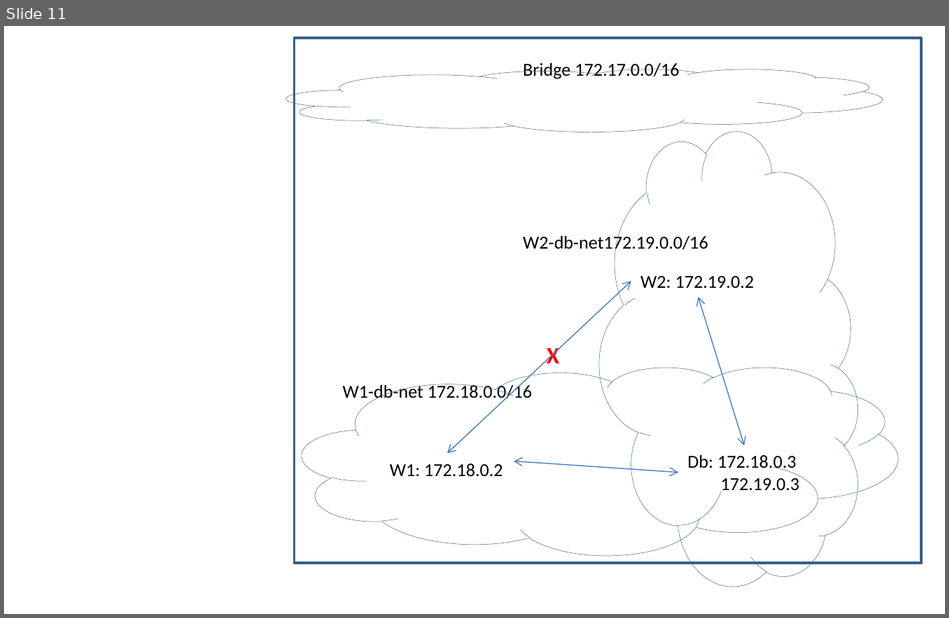
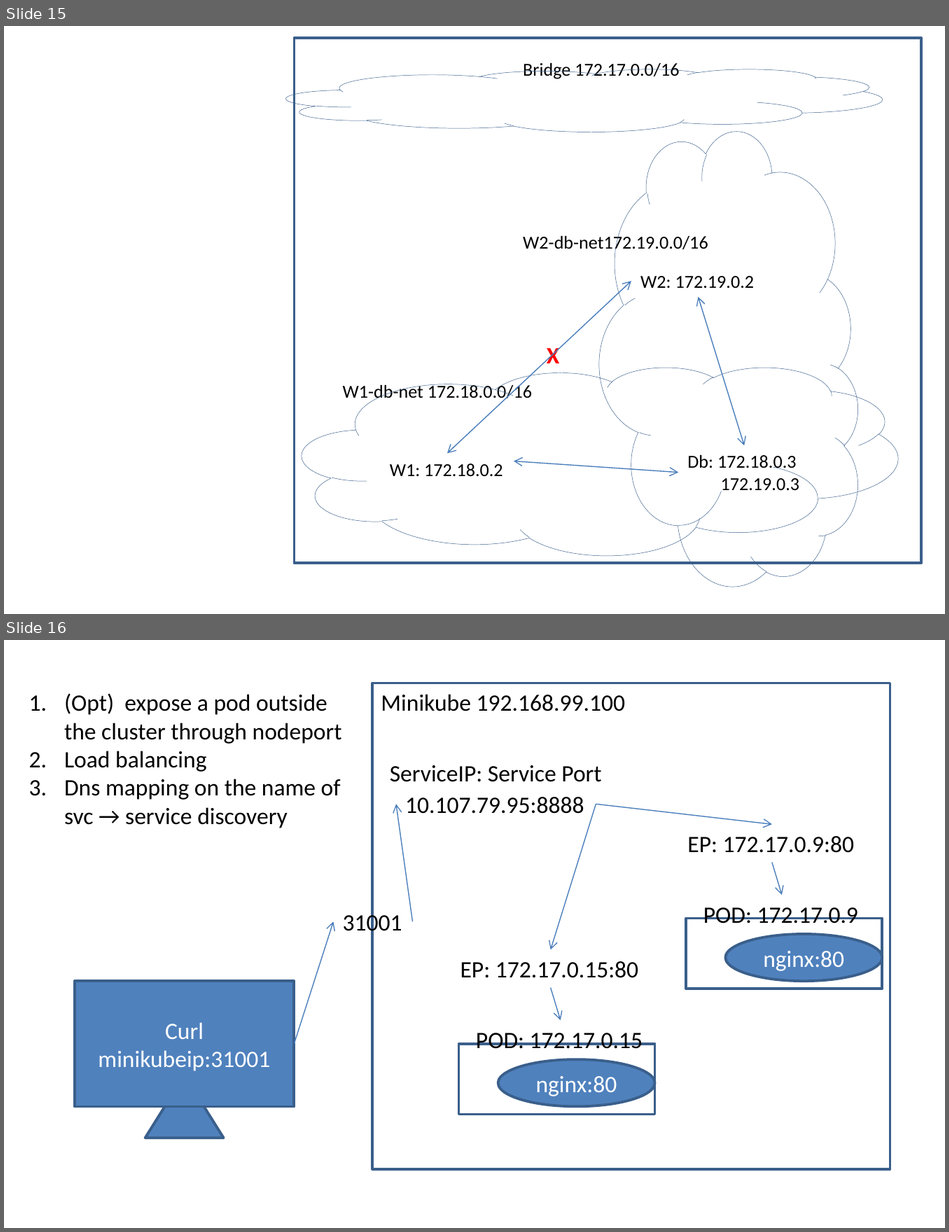
Before and after one commit to AdityaSP/ora-jul29-dock-kube, a slide deck: rough-diag.pptx. Shown one above the other, each under a label of ours: slide 11 before the commit, slides 15 and 16 after it. The pictures are 949x618 and 949x1232 pixels, drawn with LibreOffice and Linux fonts; fonts in the diff are those of the drawing. Boxes give left, top, right and bottom in pixels: in the first picture for what was removed or moved away, otherwise in the second. Text is boxed around its words. In the diff, an @@ line names an element or a change of style, - is before the commit and + after.

```diff
--- a/rough-diag.pptx
+++ b/rough-diag.pptx
@@ slide 16 added at (4, 640, 945, 1228), background #FFFFFF @@
@@ text added at (64, 693, 342, 828), 18 pt, text #000000 @@
+1. (Opt) expose a pod outside the cluster through nodeport
+2. Load balancing
+3. Dns mapping on the name of svc → service discovery
@@ rectangle added at (373, 683, 890, 1170), outline #3A5F8C 2 pt @@
@@ text added at (381, 694, 625, 711), 18 pt, text #000000 @@
+Minikube 192.168.99.100
@@ text added at (390, 765, 601, 782), 18 pt, text #000000 @@
+ServiceIP: Service Port
@@ arrow added from (412, 921) to (396, 804), #4B7EBC 0.75 pt @@
@@ text added at (405, 797, 584, 814), 18 pt, text #000000 @@
+10.107.79.95:8888
@@ arrow added from (596, 804) to (551, 949), #4B7EBC 0.75 pt @@
@@ arrow added from (596, 804) to (772, 824), #4B7EBC 0.75 pt @@
@@ text added at (687, 836, 854, 853), 18 pt, text #000000 @@
+EP: 172.17.0.9:80
@@ arrow added from (772, 862) to (782, 895), #4B7EBC 0.75 pt @@
@@ text added at (343, 911, 402, 936), 18 pt, text #000000 @@
+31001
@@ text added at (703, 907, 858, 924), 18 pt, text #000000 @@
+POD: 172.17.0.9
@@ arrow added from (294, 1044) to (333, 921), #4B7EBC 0.75 pt @@
@@ rectangle added at (686, 919, 882, 989), outline #3A5F8C 2 pt @@
@@ ellipse added at (726, 933, 882, 981), fill #4F81BD, outline #3A5F8C 2 pt, 18 pt, text #FFFFFF @@
+nginx:80
@@ text added at (460, 961, 638, 978), 18 pt, text #000000 @@
+EP: 172.17.0.15:80
@@ rectangle added at (75, 981, 294, 1105), fill #4F81BD, outline #3A5F8C 2 pt, 18 pt, text #FFFFFF @@
+Curl minikubeip:31001
@@ arrow added from (551, 988) to (560, 1020), #4B7EBC 0.75 pt @@
@@ text added at (476, 1033, 642, 1049), 18 pt, text #000000 @@
+POD: 172.17.0.15
@@ rectangle added at (458, 1044, 654, 1114), outline #3A5F8C 2 pt @@
@@ ellipse added at (498, 1059, 655, 1107), fill #4F81BD, outline #3A5F8C 2 pt, 18 pt, text #FFFFFF @@
+nginx:80
@@ triangle added at (145, 1075, 223, 1138), fill #4F81BD, outline #3A5F8C 2 pt @@
@@ what was slide 11 is now slide 15 @@
```
Also in this commit, not shown: 10 other slides added, 1 slide removed.
